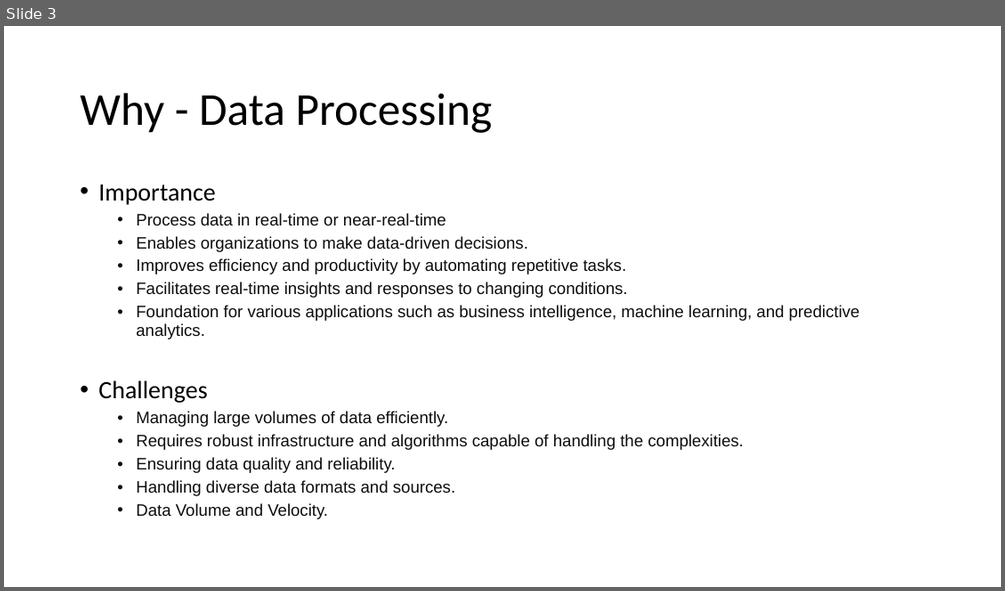
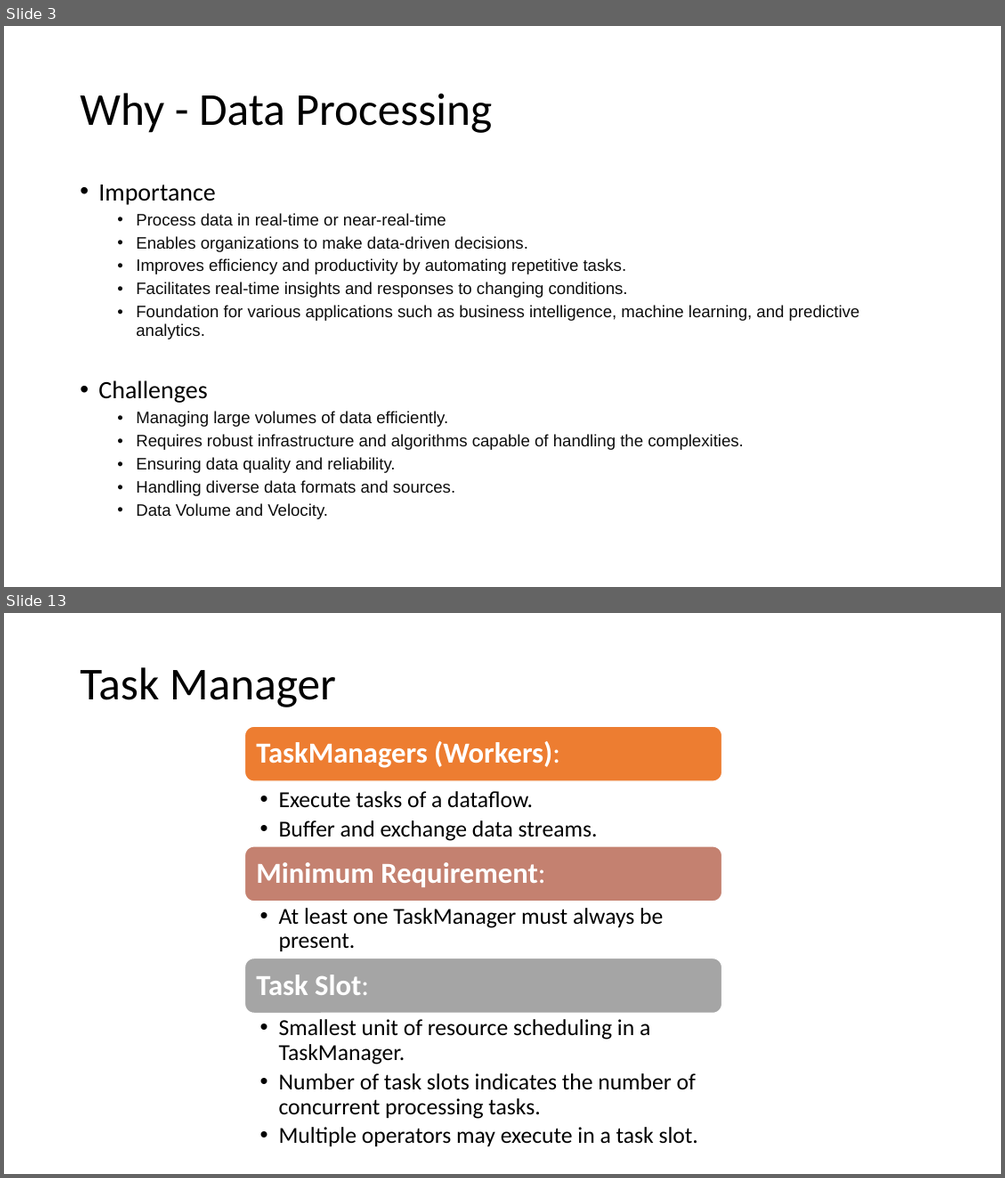
Before and after one commit to aprabhat/flink_demo, a slide deck: PPT/Apache_Flink.pptx. Shown one above the other, each under a label of ours: slide 3 before the commit, slides 3 and 13 after it; the slides between them are not shown. The pictures are 1005x591 and 1005x1178 pixels, drawn with LibreOffice and Linux fonts; fonts in the diff are those of the drawing. Boxes give left, top, right and bottom in pixels: in the first picture for what was removed or moved away, otherwise in the second. Text is boxed around its words. In the diff, an @@ line names an element or a change of style, - is before the commit and + after.

```diff
--- a/PPT/Apache_Flink.pptx
+++ b/PPT/Apache_Flink.pptx
@@ slide 13 added at [4, 613, 1001, 1174], background #FFFFFF @@
@@ title added at [80, 667, 336, 707], 44 pt, text #000000 @@
+Task Manager
@@ group added at [245, 727, 722, 1146]: 6 texts, 3 rounded rectangles @@
+TaskManagers (Workers):
+  • Execute tasks of a dataflow.
+  • Buffer and exchange data streams.
+Minimum Requirement:
+  • At least one TaskManager must always be present.
+Task Slot:
+  • Smallest unit of resource scheduling in a TaskManager.
+  • Number of task slots indicates the number of concurrent processing tasks.
+  • Multiple operators may execute in a task slot.
```
Also in this commit, not shown: 2 slides changed, 9 other slides added, 4 slides removed.
